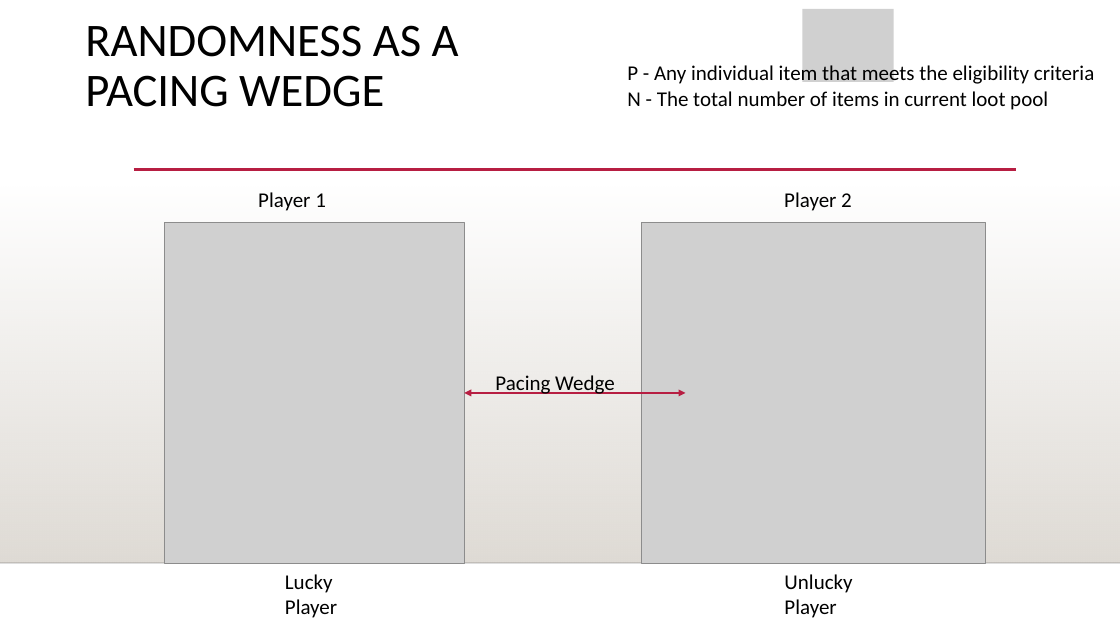
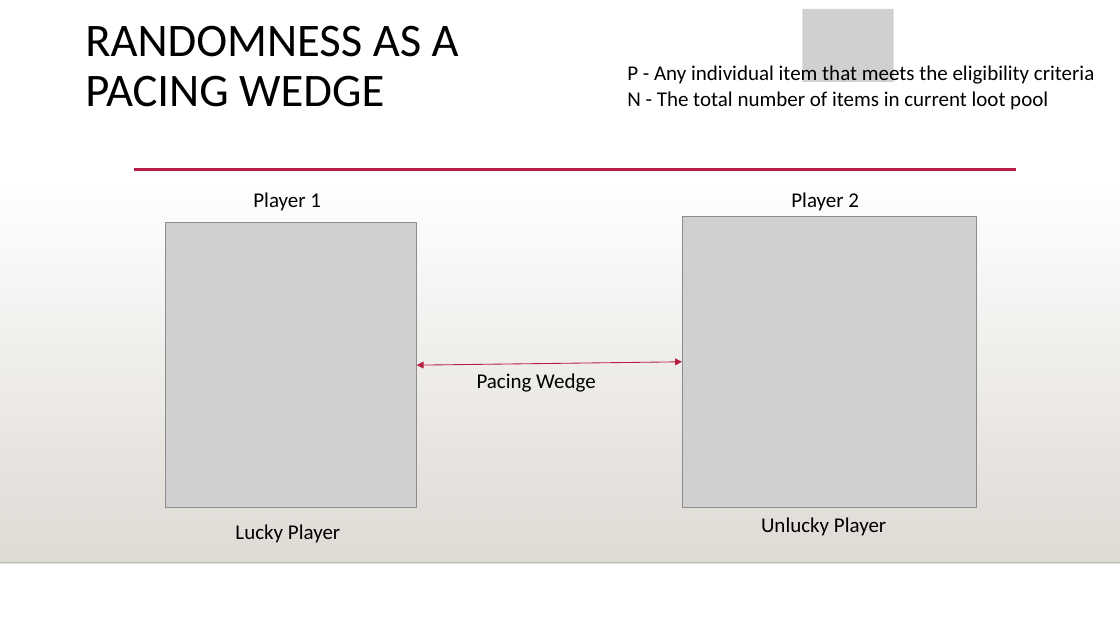
Before and after one commit to SiddPlus/FMPGame, a slide deck: slide 3 of GDC Talk.pptx. Drawn at 1120x630 pixels with LibreOffice and Linux fonts; fonts in the diff are those of the drawing; grey boxes stand for pictures; background and template pictures are left out. Boxes give left, top, right and bottom in pixels: in the first picture for what was removed or moved away, otherwise in the second. Text is boxed around its words. In the diff, an @@ line names an element or a change of style, - is before the commit and + after.

```diff
--- a/GDC Talk.pptx
+++ b/GDC Talk.pptx
@@ text "Player 1": place and size @@
-text "Player 1" at (258, 192, 326, 211)
+text "Player 1" at (253, 192, 321, 211)
@@ text "Player 2": place and size @@
-text "Player 2" at (784, 192, 852, 211)
+text "Player 2" at (791, 192, 859, 211)
@@ picture: place and size @@
-picture at (165, 223, 465, 564)
+picture at (166, 223, 417, 507)
@@ picture: place and size @@
-picture at (642, 223, 986, 564)
+picture at (682, 216, 976, 507)
@@ double arrow moved from (465, 393) - (686, 393) to (417, 365) - (682, 362) @@
@@ double arrow (417, 365) - (682, 362): stroke #B71E42 1.25 pt to #B71E42 0.75 pt @@
@@ text "Pacing Wedge": place and size @@
-text "Pacing Wedge" at (495, 375, 615, 394)
+text "Pacing Wedge" at (477, 373, 596, 392)
@@ text "Unlucky Player" rewrapped from (784, 574, 852, 618) to (761, 517, 886, 536) @@
@@ text "Lucky Player" rewrapped from (285, 574, 337, 618) to (235, 524, 340, 543) @@
```
Also in this commit, not shown: 3 other slides changed, 1 other file.
